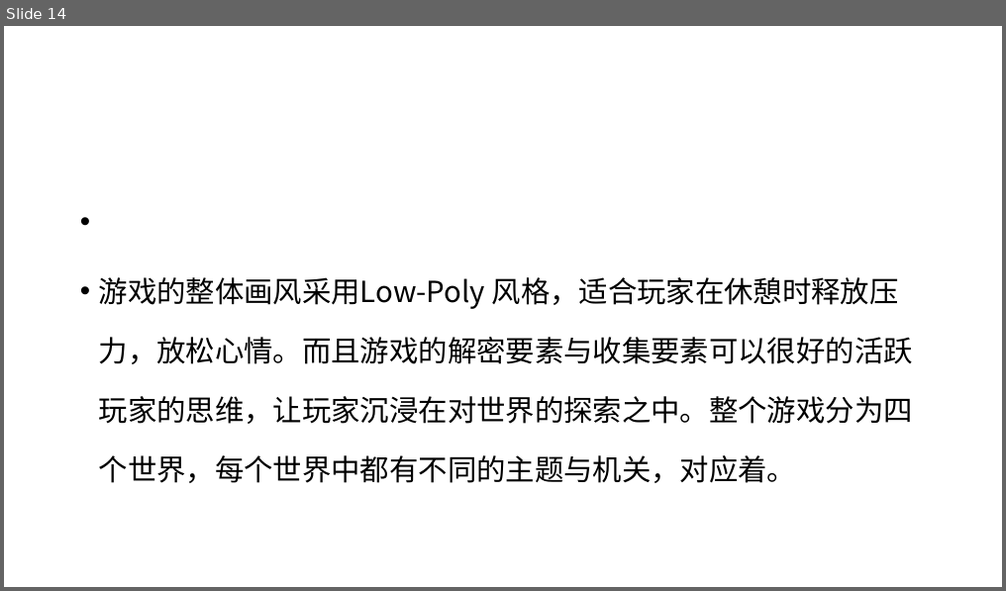
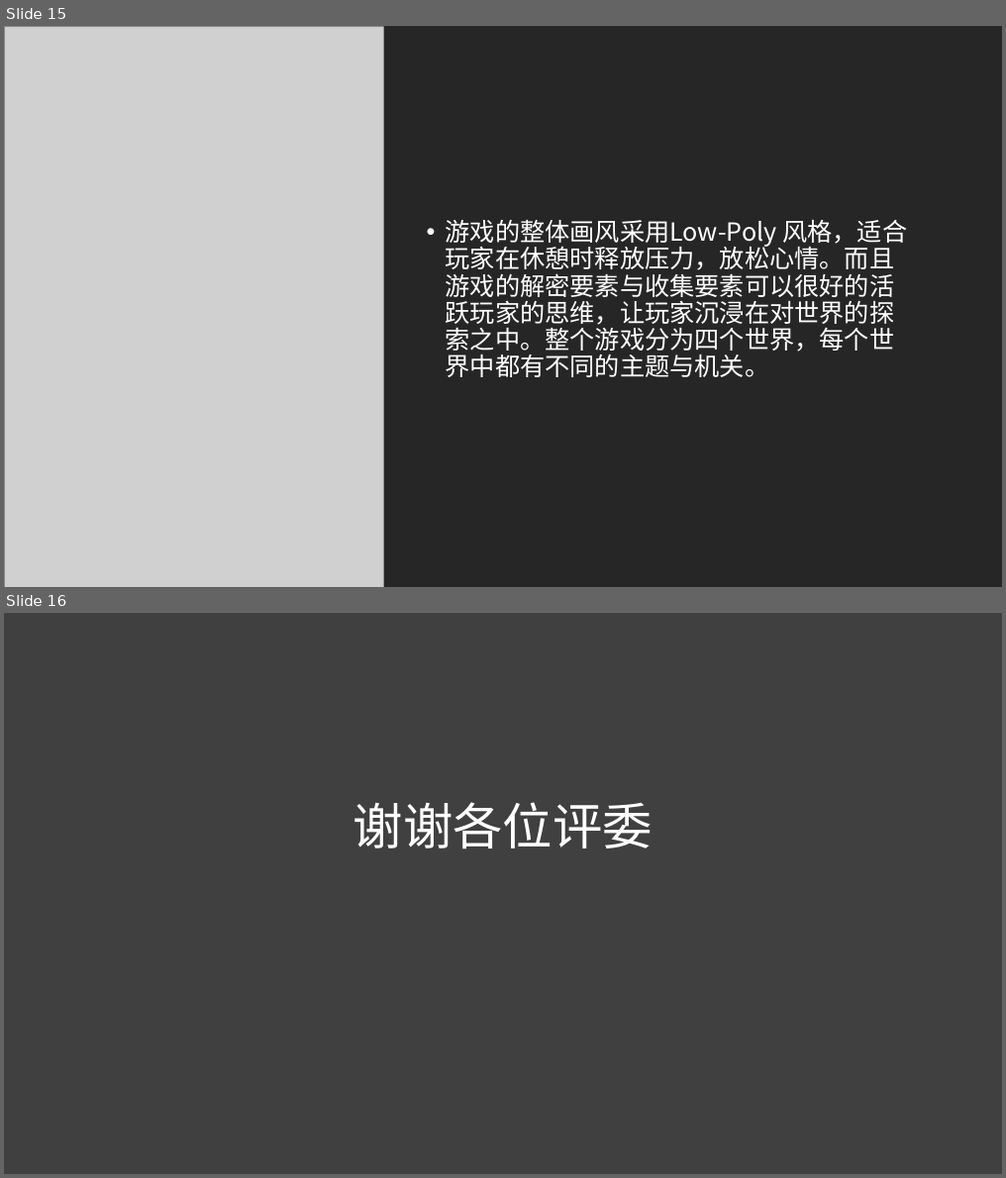
Before and after one commit to fracgames/fracgames.github.io, a slide deck: Presentation/Presentation.pptx. Shown one above the other, each under a label of ours: slide 14 before the commit, slides 15 and 16 after it. The pictures are 1006x591 and 1006x1178 pixels, drawn with LibreOffice and Linux fonts; fonts in the diff are those of the drawing; grey boxes stand for pictures. Boxes give left, top, right and bottom in pixels: in the first picture for what was removed or moved away, otherwise in the second. Text is boxed around its words. In the diff, an @@ line names an element or a change of style, - is before the commit and + after.

```diff
--- a/Presentation/Presentation.pptx
+++ b/Presentation/Presentation.pptx
@@ slide 16 added at (4,613,1002,1174), background #404040 @@
@@ text added at (353,802,652,850), 48 pt, text #FFFFFF @@
+谢谢各位评委
@@ what was slide 14 is now slide 15 @@
@@ slide 15 changed as well @@
@@ picture added at (4,26,419,587) @@
@@ rectangle added at (383,26,1002,587), fill #262626 @@
@@ text at (446,220,907,377): text changed; size 28 to 24 pt; text colour #000000 to #FFFFFF @@
-• 游戏的整体画风采用Low-Poly 风格，适合玩家在休憩时释放压力，放松心情。而且游戏的解密要素与收集要素可以很好的活跃玩家的思维，让玩家沉浸在对世界的探索之中。整个游戏分为四个世界，每个世界中都有不同的主题与机关，对应着。
+• 游戏的整体画风采用Low-Poly 风格，适合玩家在休憩时释放压力，放松心情。而且游戏的解密要素与收集要素可以很好的活跃玩家的思维，让玩家沉浸在对世界的探索之中。整个游戏分为四个世界，每个世界中都有不同的主题与机关。
```
Also in this commit, not shown: 6 other slides changed, 2 other slides added, 1 slide removed.
